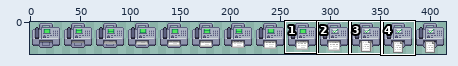
One commit to this sprite sheet: Resources/Textures/Structures/Machines/fax_machine.rsi/printing.png. The first picture is a wide view before the edit; the outline marks the close-up.
Close-up. Old version:
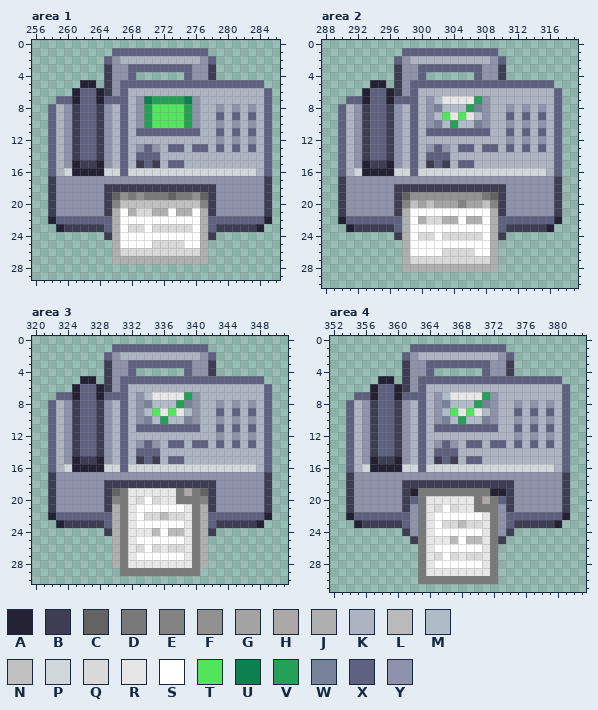
The file is 416x32 pixels. Colours within 5 levels of each other are drawn and written as one. Shown: area 1: x 256..286, y 0..29; area 2: x 288..319, y 0..30; area 3: x 320..351, y 0..30; area 4: x 352..383, y 0..31. The commit also changed other parts of the picture, which this record leaves out.
Palette (. is transparent): A #232133  B #3d3d54  C #636363  D #797979  E #838383  F #919191  G #a3a3a3  H #ada8a8  J #afafaf  K #acb3c2  L #bababa  M #afbbc6  N #c0c0c0  P #cfd7da  Q #d9d9d9  R #e7e6e6  S #ffffff  T #50e55d  U #0d8050  V #24a157  W #778298  X #5e6180  Y #8e92ab
Pixels before, area 1, first column x 258:
 1 ........XXXXXXXXXXXX........
 2 .......XYKKKKKKKKKKYX.......
 3 .......BYYXXXXXXXXYYB.......
 4 .......BYYX......XYYB.......
 5 ....AA.BYXXXXXXXXXXXXXXXXXX.
 6 ...AXXABYXKKKKKKKKKKKKKKKKKX
 7 .XXAXXAXXXKYUVVVVUYKKKKKKKKX
 8 XKYBXXBYKXKYVTTTTVYKKYKYKYKX
 9 XKYBXXBYKXKYVTTTTVYKKXKXKXKX
10 XKYBXXBYKXKYVTTTTVYKKYKYKYKX
11 XKYBXXBYKXKXXXXXXXXKKXKXKXKX
12 XKYBXXBYKXKKKKKKKKKKKYKYKYKX
13 XKYBXXBYKXKYXYKXXKXXKXKXKXKX
14 XKYBXXBYKXKXXXKKKKKKKKKKKKKX
15 XKYABBAYKXKBXBKXXKKKKKKKKKKX
16 XKPAAAAPPXPPPPPPPPPPPPPPPPKX
17 BYYYYYYYYYYYYYYYYYYYYYYYYYYB
18 BYYYYYYBBBBBBBBBBBBBBYYYYYYB
19 BYYYYYYBCFDFDDDCDDFCBYYYYYYB
20 BYYYYYYBENNNNNNNNNNEBYYYYYYB
21 BYYYYYYBJSJQQJJSJJSJBYYYYYYB
22 AXXXXXXXJSSSSSSSSSSJXXXXXXXA
23 .ABBBBBXJSQQSQQQQQSJXBBBBBA.
24 .......BJSSSSSSSSSSJB.......
25 ........JSSSSQQQQSSJ........
26 ........JQQQQQQQQQQJ........
27 ........JJJJJJJJJJJJ........
Pixels before, area 2, first column x 290:
 1 ........XXXXXXXXXXXX........
 2 .......XYKKKKKKKKKKYX.......
 3 .......BYYXXXXXXXXYYB.......
 4 .......BYYX......XYYB.......
 5 ....AA.BYXXXXXXXXXXXXXXXXXX.
 6 ...AXXABYXKKKKKKKKKKKKKKKKKX
 7 .XXAXXAXXXKYMRRRRVYKKKKKKKKX
 8 XKYBXXBYKXKYWMMMVWYKKYKYKYKX
 9 XKYBXXBYKXKYMTRTRMYKKXKXKXKX
10 XKYBXXBYKXKYWMVMMWYKKYKYKYKX
11 XKYBXXBYKXKXXXXXXXXKKXKXKXKX
12 XKYBXXBYKXKKKKKKKKKKKYKYKYKX
13 XKYBXXBYKXKYXYKXXKXXKXKXKXKX
14 XKYBXXBYKXKXXXKKKKKKKKKKKKKX
15 XKYABBAYKXKBXBKXXKKKKKKKKKKX
16 XKPAAAAPPXPPPPPPPPPPPPPPPPKX
17 BYYYYYYYYYYYYYYYYYYYYYYYYYYB
18 BYYYYYYBBBBBBBBBBBBBBYYYYYYB
19 BYYYYYYBCFFFFFFFFFDCBYYYYYYB
20 BYYYYYYBENGNGGGEGGNEBYYYYYYB
21 BYYYYYYBJSSSSSSSSSSJBYYYYYYB
22 AXXXXXXXJSJQQJJSJJSJXXXXXXXA
23 .ABBBBBXJSSSSSSSSSSJXBBBBBA.
24 .......BJSQQSQQQQQSJB.......
25 ........JSSSSSSSSSSJ........
26 ........JSSSSQQQQSSJ........
27 ........JQQQQQQQQQQJ........
28 ........JJJJJJJJJJJJ........
Pixels before, area 3, first column x 322:
 1 ........XXXXXXXXXXXX........
 2 .......XYKKKKKKKKKKYX.......
 3 .......BYYXXXXXXXXYYB.......
 4 .......BYYX......XYYB.......
 5 ....AA.BYXXXXXXXXXXXXXXXXXX.
 6 ...AXXABYXKKKKKKKKKKKKKKKKKX
 7 .XXAXXAXXXKYMRRRRVYKKKKKKKKX
 8 XKYBXXBYKXKYWMMMVWYKKYKYKYKX
 9 XKYBXXBYKXKYMTRTRMYKKXKXKXKX
10 XKYBXXBYKXKYWMVMMWYKKYKYKYKX
11 XKYBXXBYKXKXXXXXXXXKKXKXKXKX
12 XKYBXXBYKXKKKKKKKKKKKYKYKYKX
13 XKYBXXBYKXKYXYKXXKXXKXKXKXKX
14 XKYBXXBYKXKXXXKKKKKKKKKKKKKX
15 XKYABBAYKXKBXBKXXKKKKKKKKKKX
16 XKPAAAAPPXPPPPPPPPPPPPPPPPKX
17 BYYYYYYYYYYYYYYYYYYYYYYYYYYB
18 BYYYYYYBBBBBBBBBBBBBBYYYYYYB
19 BYYYYYYBCDRRRRRRDHDCBYYYYYYB
20 BYYYYYYBEDRQSQRRDDDEBYYYYYYB
21 BYYYYYYBJDRSSSSSSRDJBYYYYYYB
22 AXXXXXXXJDRSQQLQQRDJXXXXXXXA
23 .ABBBBBXJDRSSSSSSRDJXBBBBBA.
24 .......BJDRRRLSLLRDJB.......
25 ........JDRSSSSSSRDJ........
26 ........JDRQSQRQQRDJ........
27 ........JDRSSSSSSRDJ........
28 ........JDRRRRRRRRDJ........
29 .........DDDDDDDDDD.........
Pixels before, area 4, first column x 354:
 1 ........XXXXXXXXXXXX........
 2 .......XYKKKKKKKKKKYX.......
 3 .......BYYXXXXXXXXYYB.......
 4 .......BYYX......XYYB.......
 5 ....AA.BYXXXXXXXXXXXXXXXXXX.
 6 ...AXXABYXKKKKKKKKKKKKKKKKKX
 7 .XXAXXAXXXKYMRRRRVYKKKKKKKKX
 8 XKYBXXBYKXKYWMMMVWYKKYKYKYKX
 9 XKYBXXBYKXKYMTRTRMYKKXKXKXKX
10 XKYBXXBYKXKYWMVMMWYKKYKYKYKX
11 XKYBXXBYKXKXXXXXXXXKKXKXKXKX
12 XKYBXXBYKXKKKKKKKKKKKYKYKYKX
13 XKYBXXBYKXKYXYKXXKXXKXKXKXKX
14 XKYBXXBYKXKXXXKKKKKKKKKKKKKX
15 XKYABBAYKXKBXBKXXKKKKKKKKKKX
16 XKPAAAAPPXPPPPPPPPPPPPPPPPKX
17 BYYYYYYYYYYYYYYYYYYYYYYYYYYB
18 BYYYYYYBBBBBBBBBBBBBBYYYYYYB
19 BYYYYYYBADDDDDDDDDAABYYYYYYB
20 BYYYYYYBXDRRRRRRDHDXBYYYYYYB
21 BYYYYYYBYDRQSQRRDDDYBYYYYYYB
22 AXXXXXXXYDRSSSSSSRDYXXXXXXXA
23 .ABBBBBXYDRSQQLQQRDYXBBBBBA.
24 .......BYDRSSSSSSRDYB.......
25 ........BDRRRLSLLRDB........
26 .........DRSSSSSSRD.........
27 .........DRQSQRQQRD.........
28 .........DRSSSSSSRD.........
29 .........DRRRRRRRRD.........
30 .........DDDDDDDDDD.........
After the commit:
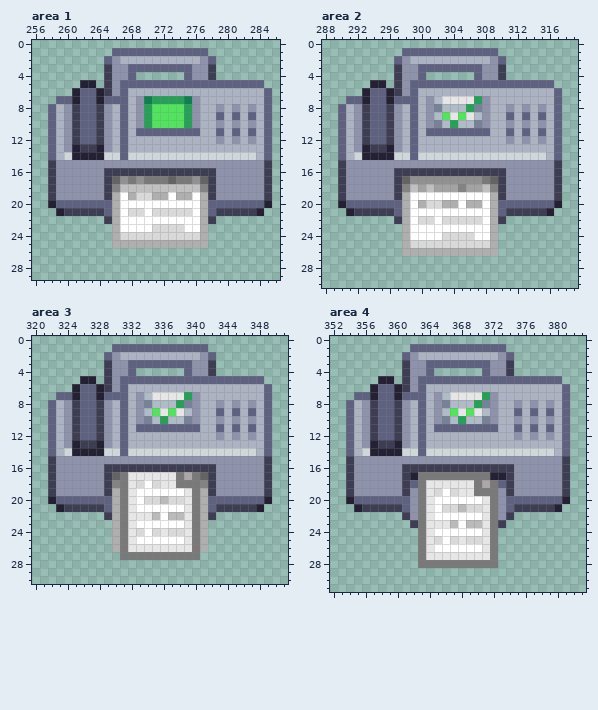
Diff:
Changed rows in their new state; - is an unchanged pixel.
Area 1:
first column x 258:
13 ---ABBA----KKK-KK-KK-K-K-K--
14 --PAAAAPP-PPPPPPPPPPPPPPPP--
15 BY-YYYY-YYYYYYYYYYYYYYYYYYYB
16 BYYYYYYBBBBBBBBBBBBBBYYYYYYB
17 -------BCFDFDDDCDDFCB-------
18 --------ENNNNNNNNNNE--------
19 --------JSJQQJJSJJSJ--------
20 AXXXXXXXJSSSSSSSSSSJXXXXXXXA
21 .ABBBBBX--Q-SQQQQQ--XBBBBBA.
22 .......B------------B.......
23 -.......--SS-----S--.......-
24 -------.-QQQQQQQQQQ-.-------
25 ---------JJJJJJJJJJ---------
26 --------............--------
27 --------............--------
Area 2:
first column x 290:
13 ---ABBA----KKK-KK-KK-K-K-K--
14 --PAAAAPP-PPPPPPPPPPPPPPPP--
15 BY-YYYY-YYYYYYYYYYYYYYYYYYYB
16 BYYYYYYBBBBBBBBBBBBBBYYYYYYB
17 -------BCFFFFFFFFFDCB-------
18 --------ENGNGGGEGGNE--------
19 --------JSSSSSSSSSSJ--------
20 AXXXXXXXJSJQQJJSJJSJXXXXXXXA
21 .ABBBBBX------------XBBBBBA.
22 .......B--Q-SQQQQQ--B.......
23 -.......------------.......-
24 -------.--SS-----S--.-------
25 ---------QQQQQQQQQQ---------
26 ---------JJJJJJJJJJ---------
27 --------............--------
28 --------............--------
Area 3:
first column x 322:
13 ---ABBA----KKK-KK-KK-K-K-K--
14 --PAAAAPP-PPPPPPPPPPPPPPPP--
15 BY-YYYY-YYYYYYYYYYYYYYYYYYYB
16 BYYYYYYBBBBBBBBBBBBBBYYYYYYB
17 -------BCDRRRRRRDHDCB-------
18 --------EDRQSQRRDDDE--------
19 --------J--SSSSSSR-J--------
20 AXXXXXXXJ--SQ-LQQR-JXXXXXXXA
21 .ABBBBBX------------XBBBBBA.
22 .......B---RRLSLL---B.......
23 -.......------------.......-
24 -------.---QSQRQQ---.-------
26 -----------RRR-RR-----------
27 --------.-DDDDDDDD-.--------
28 --------............--------
29 ---------..........---------
Area 4:
first column x 354:
13 ---ABBA----KKK-KK-KK-K-K-K--
14 --PAAAAPP-PPPPPPPPPPPPPPPP--
15 BY-YYYY-YYYYYYYYYYYYYYYYYYYB
16 BYYYYYYBBBBBBBBBBBBBBYYYYYYB
17 -------BADDDDDDDDDAAB-------
18 --------XDRRRRRRDHDX--------
19 --------Y-RQSQRR--DY--------
20 AXXXXXXXY--SSSSSSR-YXXXXXXXA
21 .ABBBBBX---SQ-LQQR--XBBBBBA.
22 .......B------------B.......
23 -.......B--RRLSLL--B.......-
24 -------..----------..-------
25 --------.--QSQRQQ--.--------
27 -----------RRR-RR-----------
28 ----------DDDDDDDD----------
29 ---------..........---------
30 ---------..........---------
Where, in picture pixels (left, top, right, bottom), the same in both close-ups:
changed: (48, 144, 272, 264)
changed: (338, 144, 562, 272)
changed: (48, 440, 272, 576)
changed: (346, 440, 570, 584)
